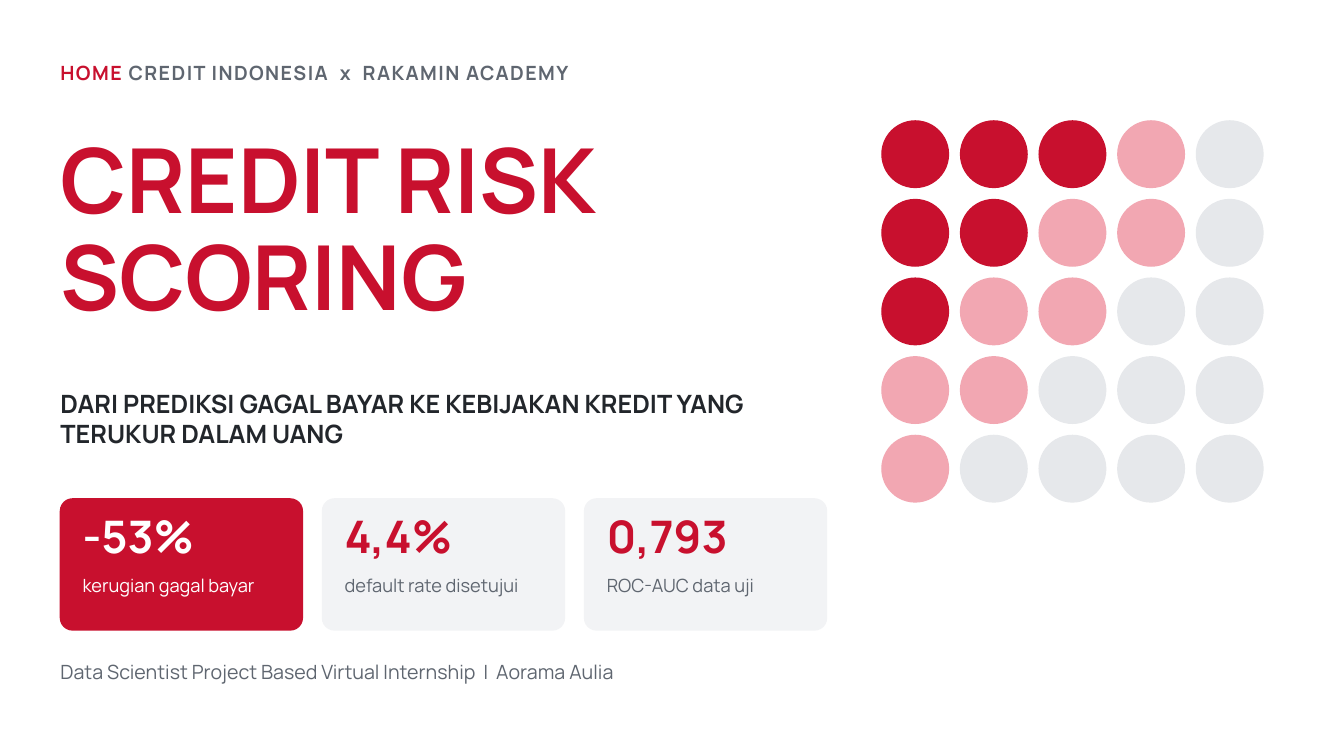
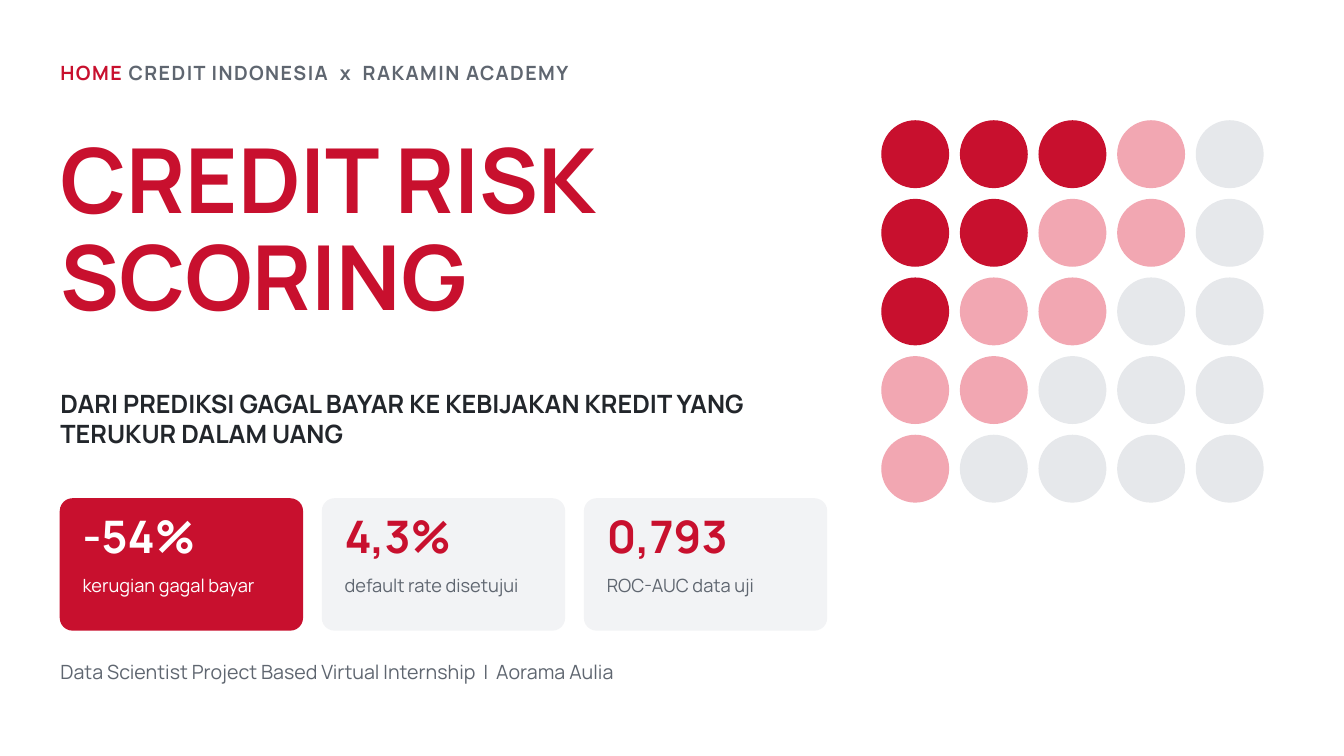
Before and after one commit to aoramaaulia-collab/home-credit-credit-risk, a slide deck: slide 1 of HomeCredit_CreditRiskScoring.pptx. Drawn at 1344x756 pixels with LibreOffice and Linux fonts; fonts in the diff are those of the drawing. Boxes give left, top, right and bottom in pixels: in the first picture for what was removed or moved away, otherwise in the second. Text is boxed around its words. In the diff, an @@ line names an element or a change of style, - is before the commit and + after.

```diff
--- a/HomeCredit_CreditRiskScoring.pptx
+++ b/HomeCredit_CreditRiskScoring.pptx
@@ text at (83,520,196,554): text changed @@
--53%
+-54%
@@ text at (345,520,451,559): text changed @@
-4,4%
+4,3%
```
Also in this commit, not shown: 5 other slides changed, 2 other files.
